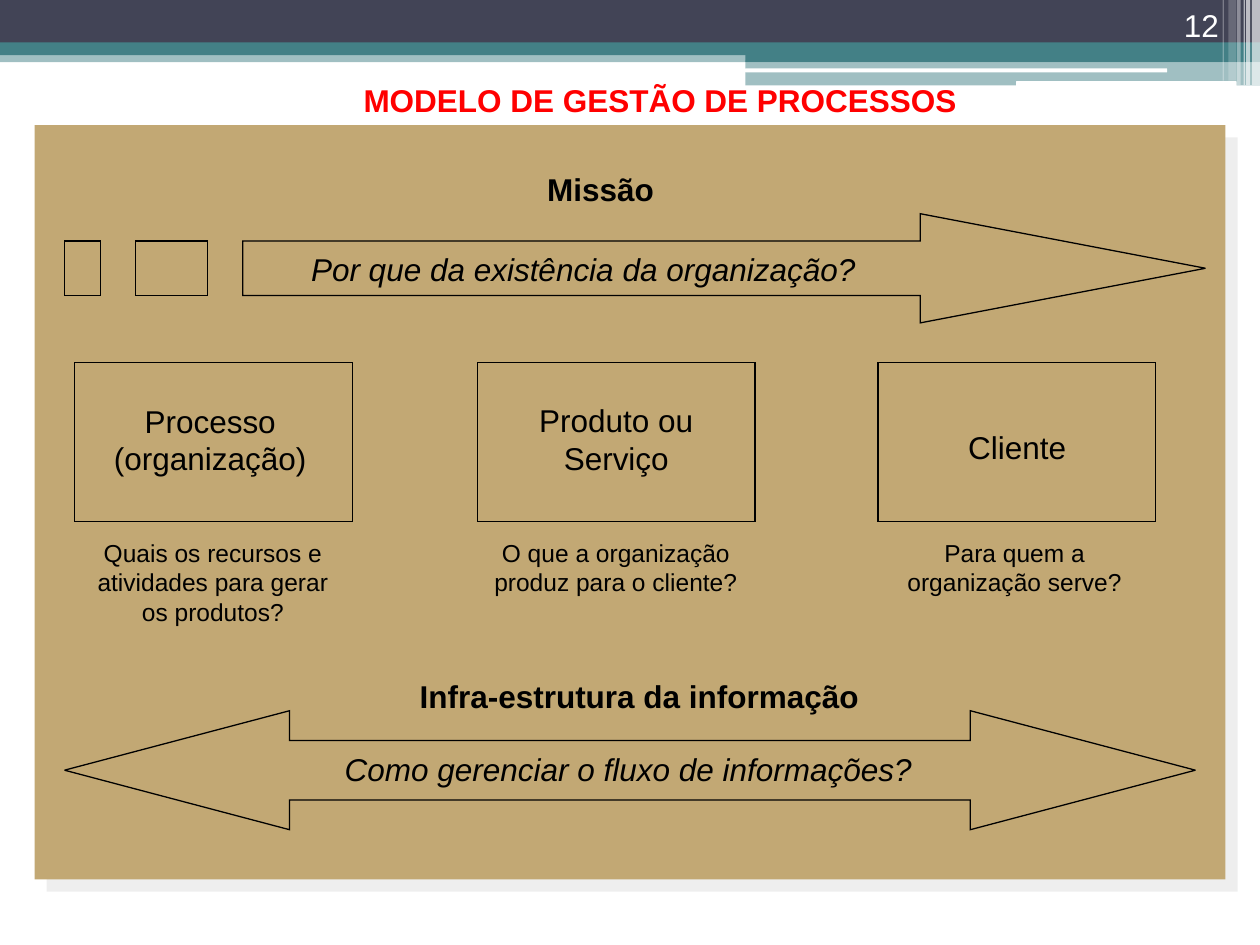
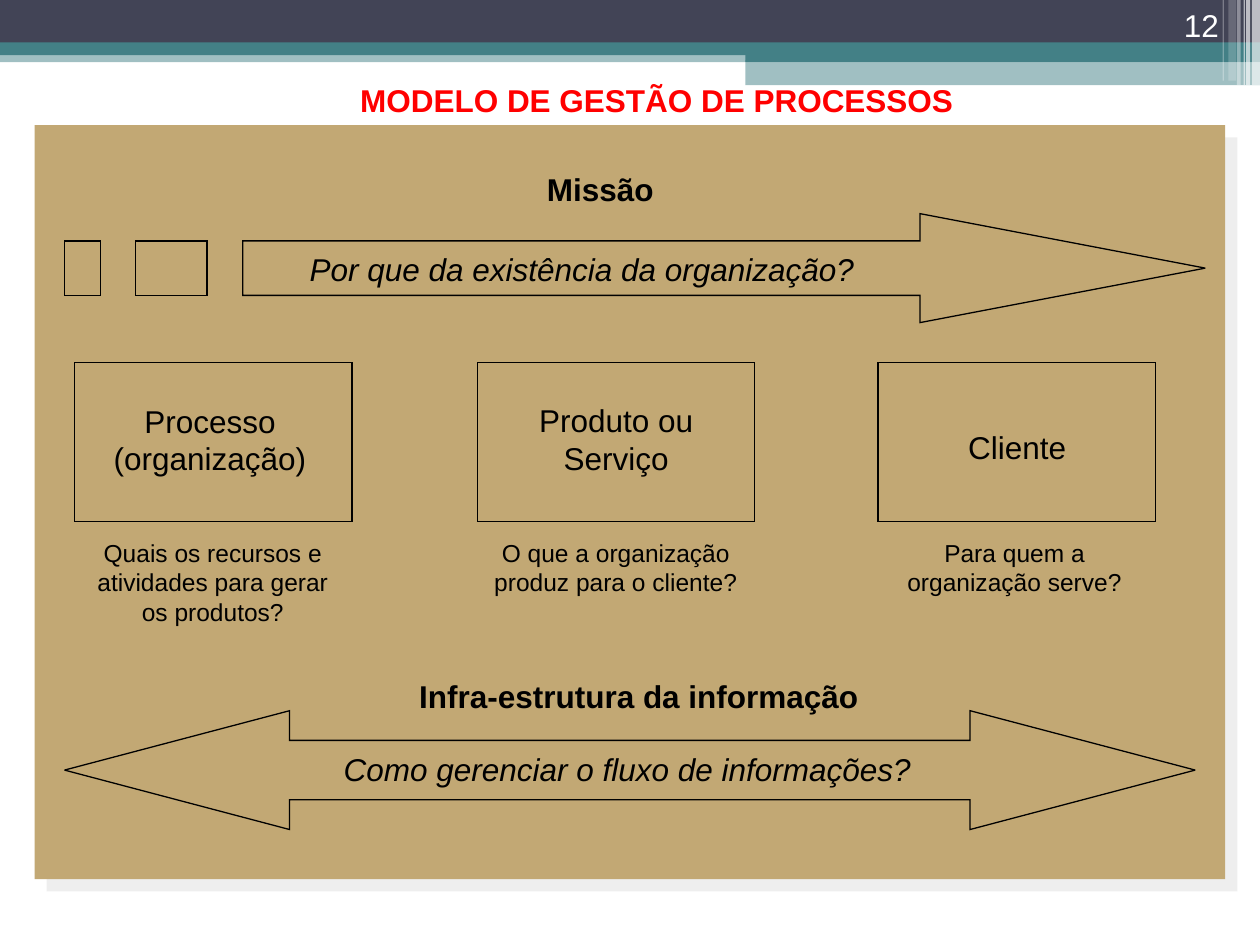
Before and after one commit to douglasbolis/ifes_bsi, a slide deck: slide 12 of 3_periodo/tgs/material/TGS_Parte_II_Gestao_de_Processos.ppt. Drawn at 1260x945 pixels with LibreOffice and Linux fonts; fonts in the diff are those of the drawing. Boxes give left, top, right and bottom in pixels: in the first picture for what was removed or moved away, otherwise in the second. Text is boxed around its words. In the diff, an @@ line names an element or a change of style, - is before the commit and + after.

```diff
--- a/3_periodo/tgs/material/TGS_Parte_II_Gestao_de_Processos.ppt
+++ b/3_periodo/tgs/material/TGS_Parte_II_Gestao_de_Processos.ppt
@@ text "MODELO DE GESTÃO DE PROCESSOS": place and size @@
-text "MODELO DE GESTÃO DE PROCESSOS" at (364, 87, 956, 113)
+text "MODELO DE GESTÃO DE PROCESSOS" at (360, 87, 953, 113)
@@ rounded rectangle removed at (745, 68, 1167, 72) @@
@@ rounded rectangle removed at (1016, 81, 1236, 86) @@
@@ freeform shape at (64, 214, 1205, 323): outline redrawn @@
@@ left right arrow at (64, 711, 1194, 829): proportions changed @@
```
Also in this commit, not shown: 56 other slides changed, 2 other files.
